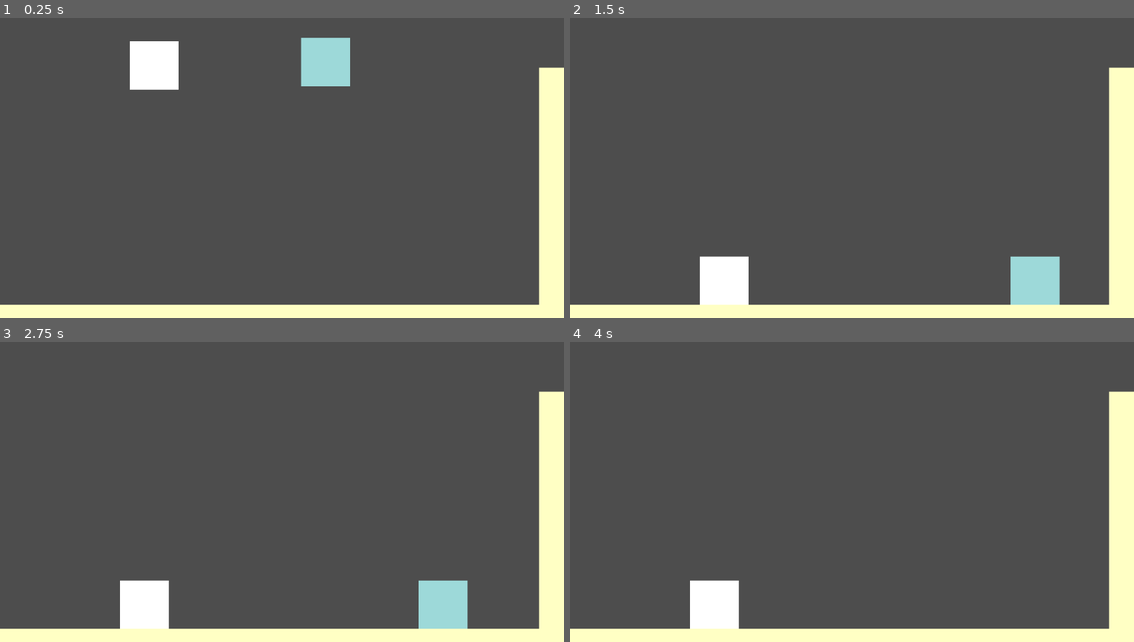
Above: before the commit, frames 1-4 (two rows, left to right).
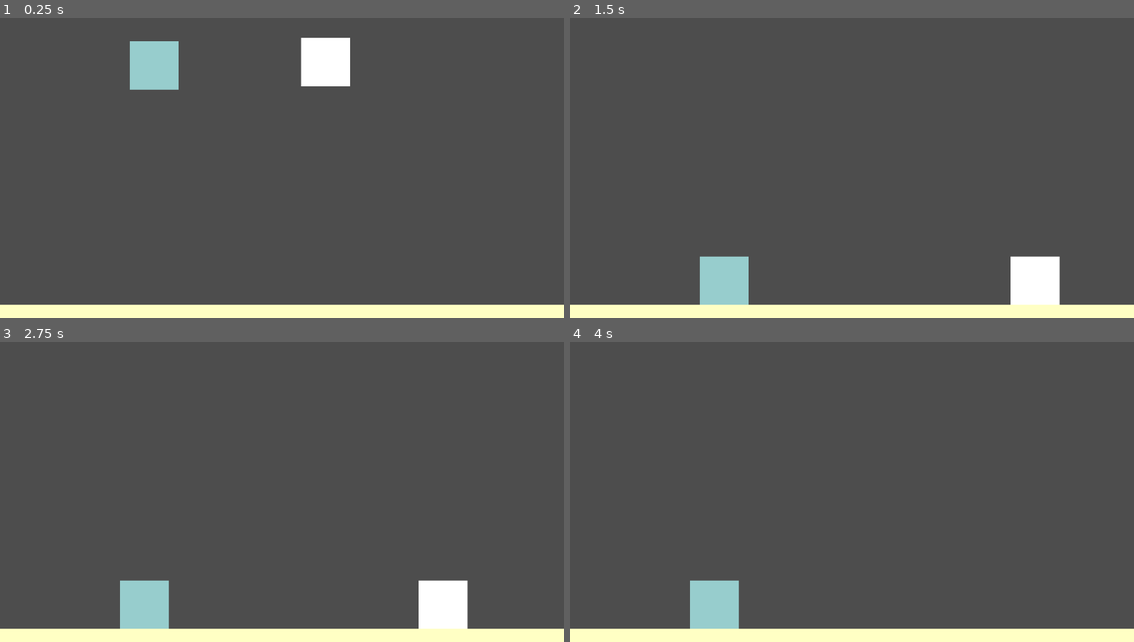
Above: after the commit, the same moments.

Repository: Zandra7/Underchurch
Game: Godot game, scene res://main.tscn
The game is run twice, just before and just after one commit, with the same random seed, the same clock (stepped at 60 frames per second) and the same inputs.
Inputs:
- Up to frame 1 (0.25 s): no input
- Up to frame 2 (1.5 s): hold D (p1right) from 0.53 s (still down); tap Left (p2left) at 0.6 s; tap W (p1jump) at 0.77 s; tap Right (p2right) at 1.35 s
- Up to frame 3 (2.75 s): tap W (p1jump) at 1.52 s; release D (p1right) at 2.03 s; hold A (p1left) from 2.03 s (still down); tap Left (p2left) at 2.1 s
- Up to frame 4 (4 s): release A (p1left) at 2.78 s; hold D (p1right) from 2.78 s (still down); tap Right (p2right) at 2.85 s; tap W (p1jump) at 3.02, 3.77 s; tap Left (p2left) at 3.6 s

The runs differ from the first frame. In frame 1, 6.4% of the frame differs, in the area x 23-100%, y 6-96%; in frame 2, 6.4%; in frame 3, 6.4%; in frame 4, 5.0%.

Commit message:
change color

Diff:
--- a/main.tscn
+++ b/main.tscn
@@ -24,7 +24,6 @@
 offset_right = 30.0
 offset_bottom = 30.0
 scale = Vector2(0.498125, 0.497414)
-color = Color(0.701961, 1, 1, 0.784314)
 
 [node name="Player2" type="CharacterBody2D" parent="."]
 position = Vector2(315, 98)
@@ -40,6 +39,7 @@
 offset_right = 30.0
 offset_bottom = 30.0
 scale = Vector2(0.498125, 0.497414)
+color = Color(0.701961, 1, 1, 0.721569)
 
 [node name="StaticBody2D" type="StaticBody2D" parent="."]
 
@@ -56,21 +56,6 @@
 scale = Vector2(29.4213, 1)
 color = Color(1, 1, 0.768627, 1)
 
-[node name="StaticBody2D2" type="StaticBody2D" parent="."]
-
-[node name="CollisionShape2D" type="CollisionShape2D" parent="StaticBody2D2"]
-position = Vector2(574.775, 641)
-scale = Vector2(9.74492, 1.91556)
-shape = SubResource("RectangleShape2D_nf7rb")
-
-[node name="ColorRect" type="ColorRect" parent="StaticBody2D2"]
-offset_left = 1101.0
-offset_top = 135.0
-offset_right = 1103.0
-offset_bottom = 622.0
-scale = Vector2(29.4213, 1)
-color = Color(1, 1, 0.768627, 1)
-
 [node name="ColorRect" type="ColorRect" parent="."]
 offset_left = -1.0
 offset_top = 1509.0
